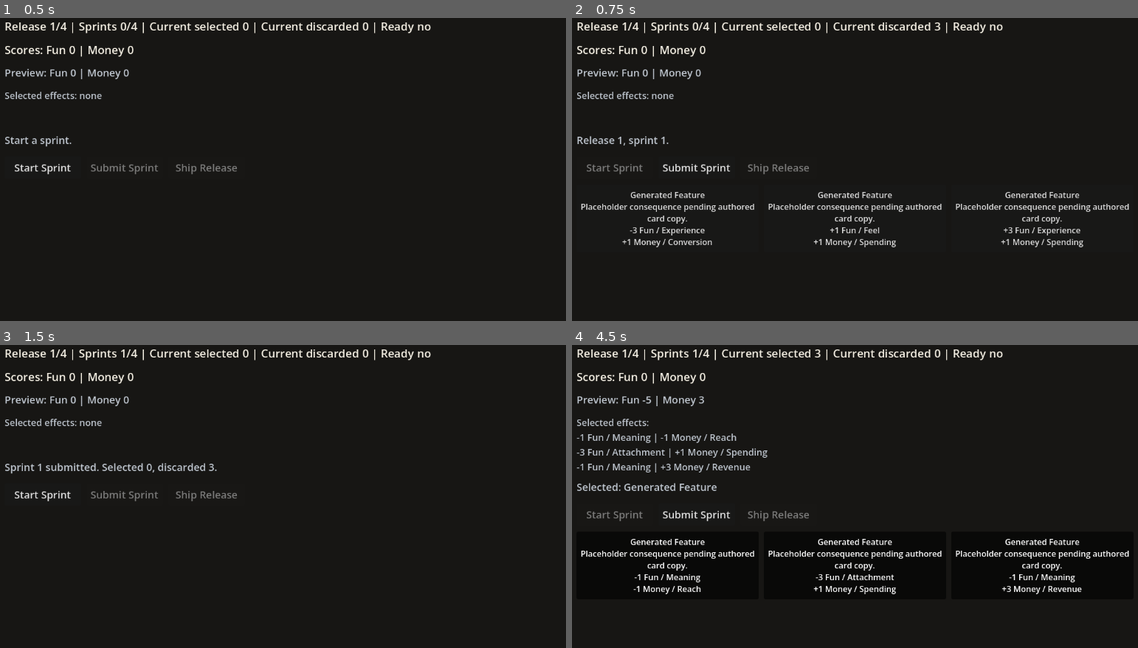
Above: before the commit, frames 1-4 (two rows, left to right).
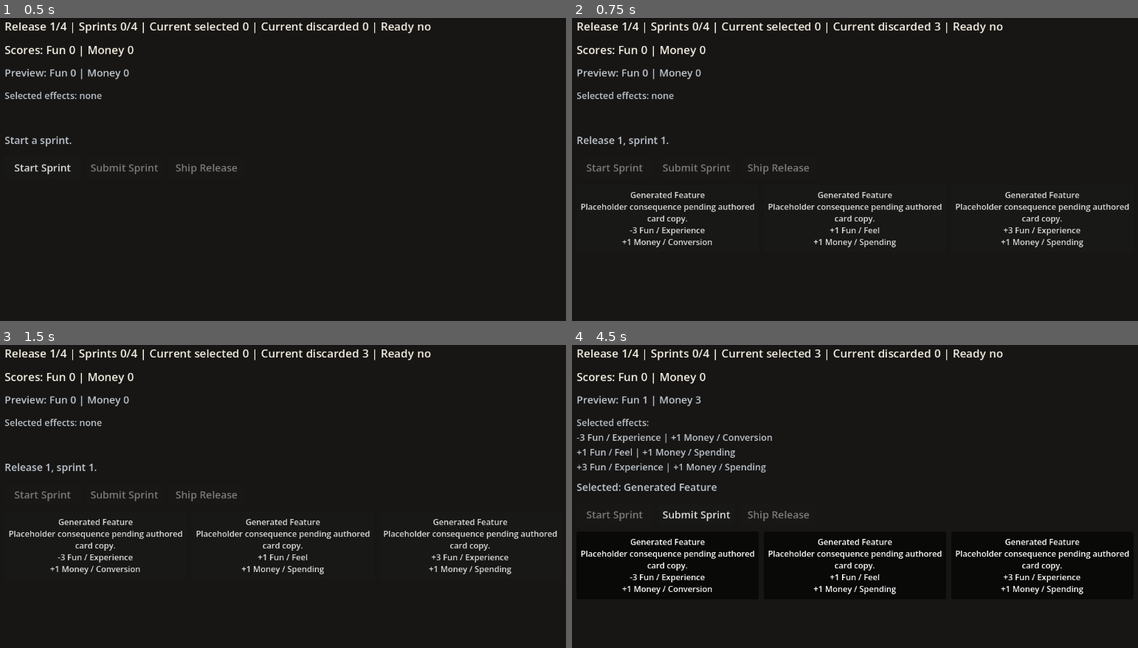
Above: after the commit, the same moments.

Repository: Josephblt/patch-notes
Game: Godot game, scene res://scenes/test_scene.tscn
Same seed, same stepped clock (60 frames per second), same inputs: the game is played once before the commit and once after it.
Inputs (mouse positions are in pixels of both pictures, inside the frame that each line leads up to):
- Up to frame 1 (0.5 s): no input
- Up to frame 2 (0.75 s): click "Start Sprint" at 0.5 s
- Up to frame 3 (1.5 s): click (124, 493) at 1.25 s, where only the run before the commit has a clickable "Submit Sprint"
- Up to frame 4 (4.5 s): click (617, 493) at 2 s, where only the run before the commit has a clickable "Start Sprint"; click "Generated Feature Placeholder…" at 2.75 s; click "Generated Feature Placeholder…" at 3.5 s; click "Generated Feature Placeholder…" at 4.25 s

Frame 1 is identical in both runs. In frame 2, 0.1% of the frame differs, in the area x 16-28%, y 48-52%; in frame 3, 3.2%, in the area x 0-99%, y 1-76%; in frame 4, 2.4%.

Commit message:
Require selected card for sprint submit

Diff:
--- a/src/scripts/models/lifecycle/game_run.gd
+++ b/src/scripts/models/lifecycle/game_run.gd
@@ -75,7 +75,8 @@
 		return false
 
 	if not sprint.is_submitted():
-		sprint.submit()
+		if not sprint.submit():
+			return false
 
 	return _current_release.add_sprint(sprint)
 
--- a/src/scripts/models/lifecycle/sprint.gd
+++ b/src/scripts/models/lifecycle/sprint.gd
@@ -65,7 +65,7 @@
 
 
 func submit() -> bool:
-	if _submitted:
+	if _submitted or _selected_card_uids.is_empty():
 		return false
 
 	_submitted = true
--- a/src/scripts/test_scene.gd
+++ b/src/scripts/test_scene.gd
@@ -87,7 +87,7 @@
 	var submitted_sprint_number: int = current_sprint.get_number()
 
 	if not game_run.submit_sprint(current_sprint):
-		_set_message("Could not submit sprint %d." % submitted_sprint_number)
+		_set_message("Pick at least one card before submitting sprint %d." % submitted_sprint_number)
 		_render_state()
 		return
 
@@ -154,7 +154,10 @@
 	selected_effects_label.text = _format_selected_effects()
 
 	start_sprint_button.disabled = current_sprint != null or release.is_ready_to_ship()
-	submit_sprint_button.disabled = current_sprint == null
+	submit_sprint_button.disabled = (
+		current_sprint == null
+		or current_sprint.get_selected_card_count() == 0
+	)
 	ship_release_button.disabled = current_sprint != null or not release.is_ready_to_ship()
 	_render_card_buttons()
 
